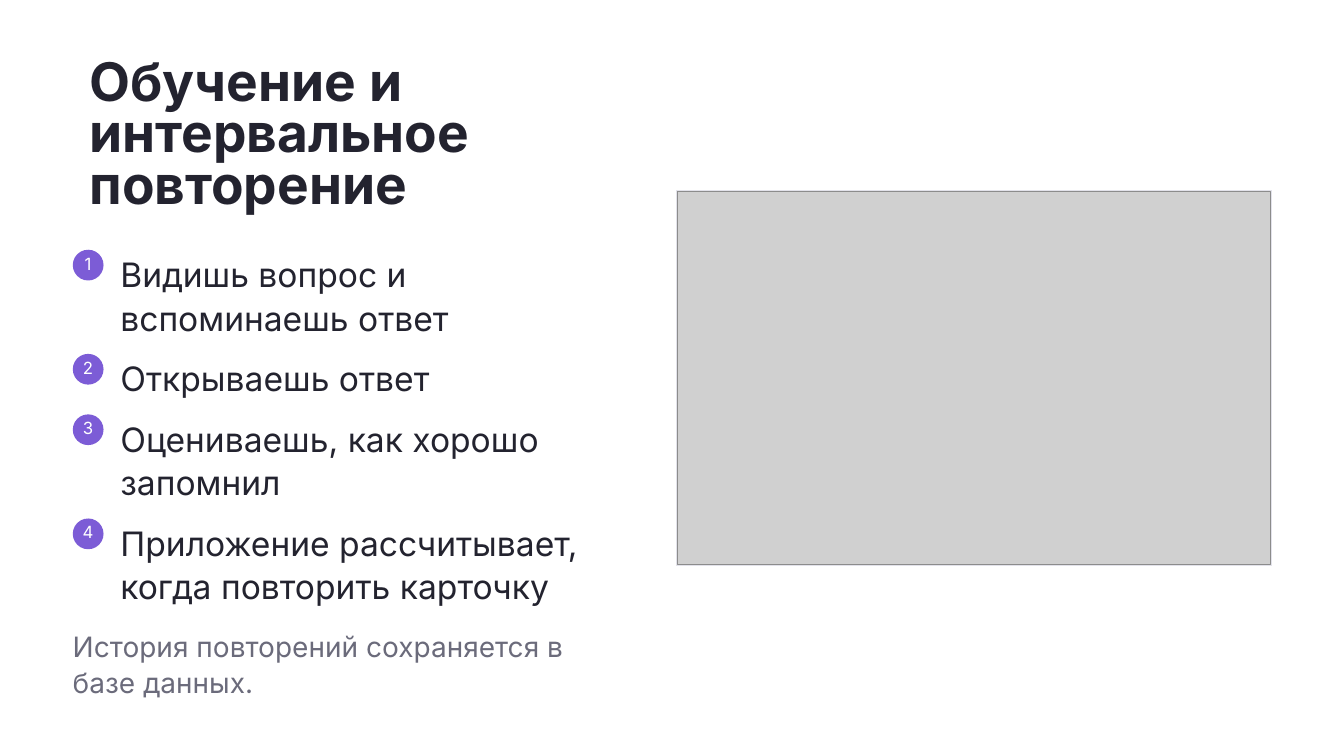
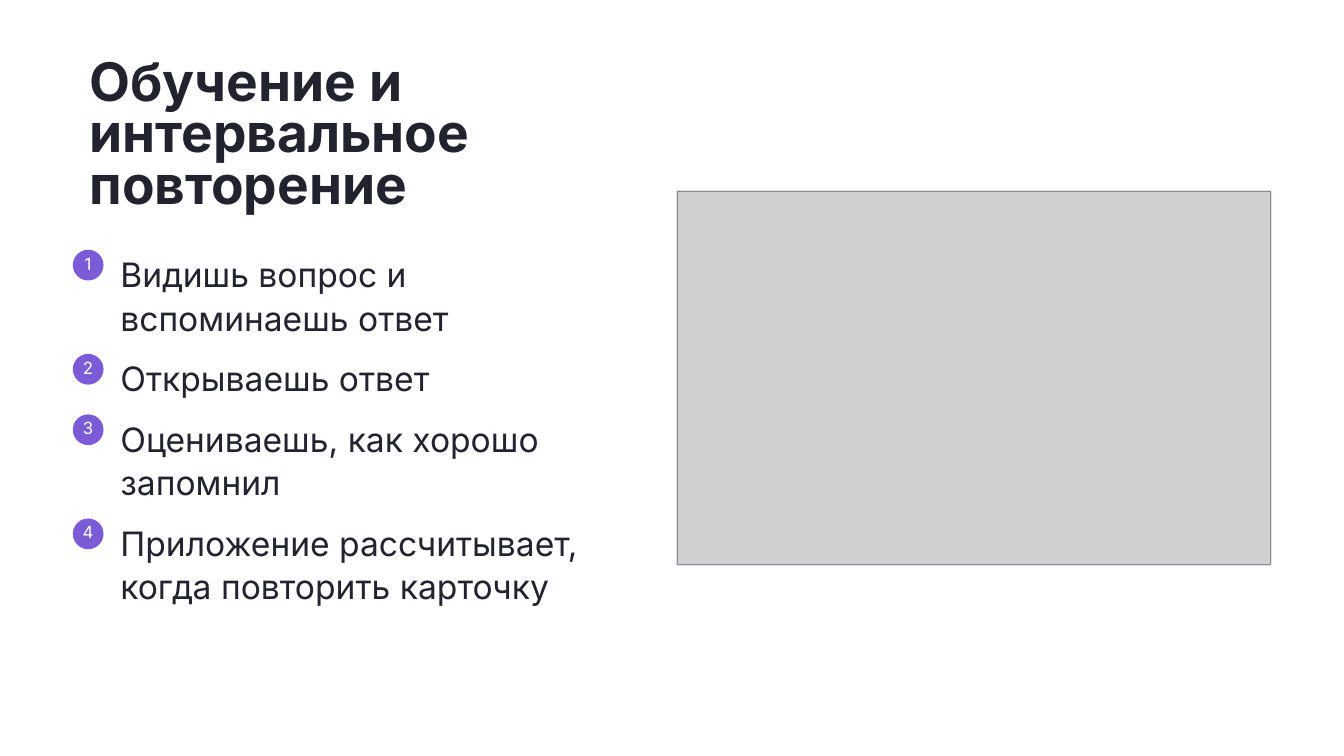
Before and after one commit to roms140/PyQt_project, a slide deck: slide 6 of Recall-presentation.pptx. Drawn at 1344x756 pixels with LibreOffice and Linux fonts; fonts in the diff are those of the drawing; grey boxes stand for pictures. Boxes give left, top, right and bottom in pixels: in the first picture for what was removed or moved away, otherwise in the second. Text is boxed around its words. In the diff, an @@ line names an element or a change of style, - is before the commit and + after.

Commit message:
fix presentation

```diff
--- a/Recall-presentation.pptx
+++ b/Recall-presentation.pptx
@@ text removed at [73,635,563,698] @@
-История повторений сохраняется в базе данных.
```
Also in this commit, not shown: 1 other file.
